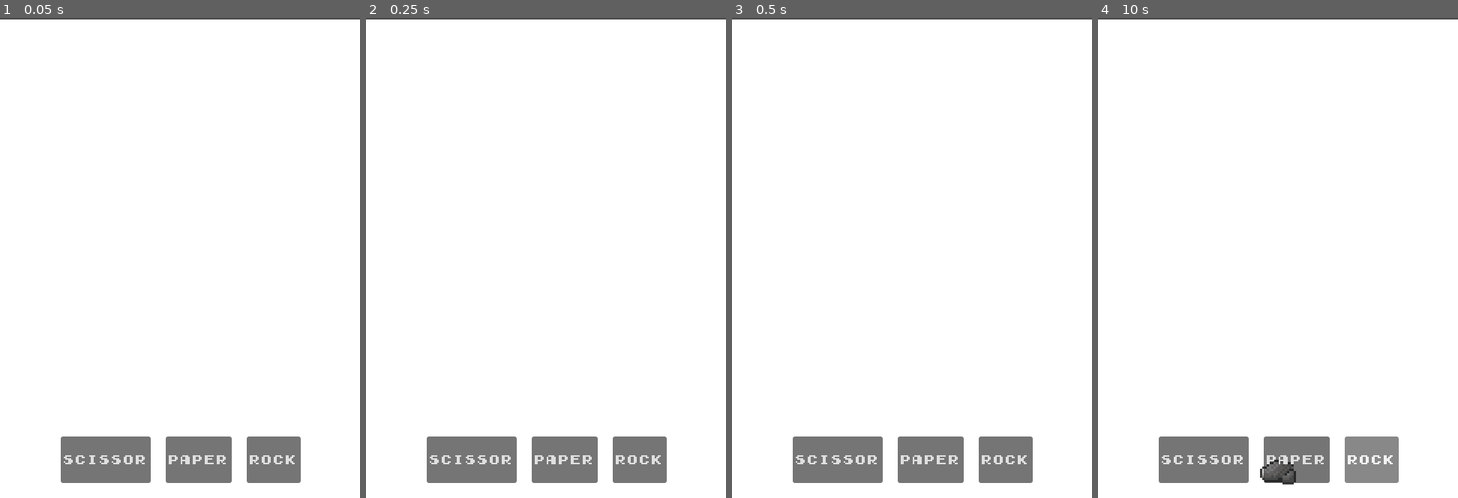
Above: before the commit, frames 1-4 (left to right).
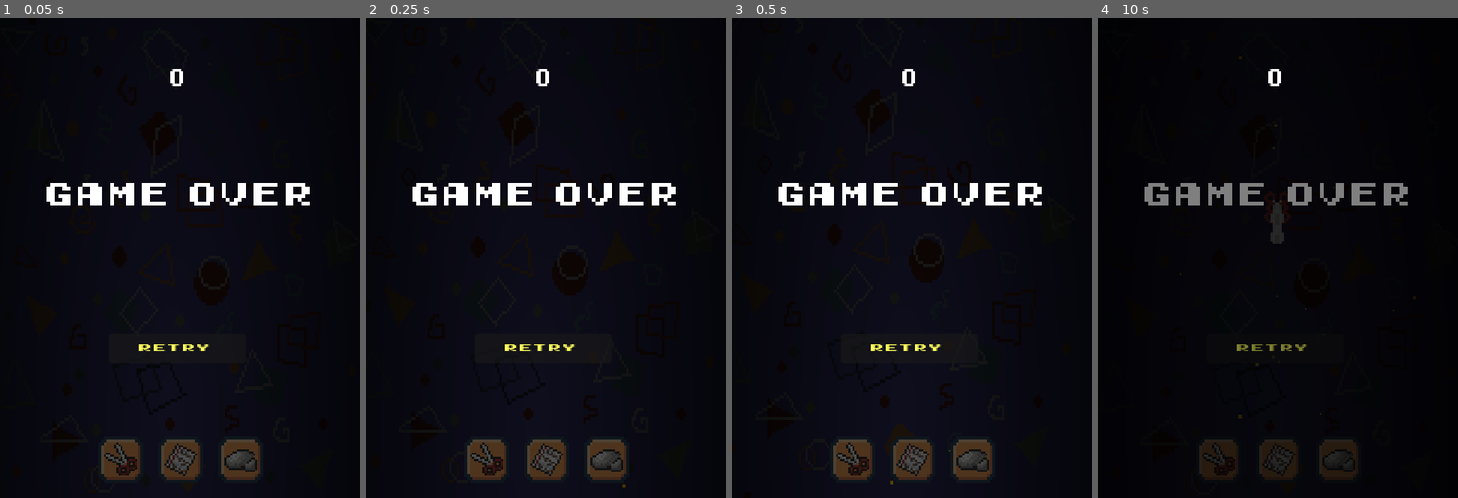
Above: after the commit, the same moments.

Repository: WebsterMiguelle/UnnamedRPS_MockProject
Game: Godot game, scene res://main.tscn
Same seed, same stepped clock (60 frames per second), same inputs: the game is played once before the commit and once after it. This scene is started directly instead of the project's main scene.
Inputs (mouse positions are in pixels of both pictures, inside the frame that each line leads up to; where the layout moved, square brackets give the same spot in the first picture):
- Up to frame 1 (0.05 s): no input
- Up to frame 2 (0.25 s): no input
- Up to frame 3 (0.5 s): no input
- Up to frame 4 (10 s): click (1220, 459) [1202, 459] at 0.5 s; click (1278, 459) [1296, 459] at 1.25 s; click (1339, 459) [1371, 459] at 2 s; click (1274, 354) at 2.75 s, where only the run after the commit has a clickable "RETRY"; click (1274, 354) at 3.5 s, where only the run after the commit has a clickable "RETRY"; click (1274, 354) at 4.25 s, where only the run after the commit has a clickable "RETRY"; click (1220, 459) [1202, 459] at 5 s; click (1278, 459) [1296, 459] at 5.75 s; click (1339, 459) [1371, 459] at 6.5 s; click (1220, 459) [1202, 459] at 7.25 s; click (1278, 459) [1296, 459] at 8 s; click (1339, 459) [1371, 459] at 8.75 s; tap Enter at 9.5 s; tap Space at 9.77 s

The runs differ from the first frame. In frame 1, 98% of the frame differs, in the area x 0-100%, y 0-100%; in frame 2, 98%; in frame 3, 98%; in frame 4, 100%.
Error before the commit: Invalid assignment of property or key 'visible' with value of type 'bool' on a base object of type 'null instance'. (res://Scripts/background.gd:146)
Error after the commit: Invalid assignment of property or key 'visible' with value of type 'bool' on a base object of type 'null instance'. (res://Scripts/background.gd:147)

Commit message:
Add files via upload

Diff:
--- a/main.tscn
+++ b/main.tscn
@@ -1,30 +1,131 @@
-[gd_scene format=3 uid="uid://dh4d75d00eypi"]
-
-[ext_resource type="Script" uid="uid://dm4ama6yvehdp" path="res://background.gd" id="1_0xm2m"]
-[ext_resource type="Script" path="res://color_rect.gd" id="2_h2yge"]
+[gd_scene format=3 uid="uid://bd1sr2nofh4ip"]
+
+[ext_resource type="Script" uid="uid://dm4ama6yvehdp" path="res://Scripts/background.gd" id="1_pojwb"]
+[ext_resource type="FontFile" uid="uid://c0sti77qwkyg6" path="res://ASSETS/Early GameBoy.ttf" id="2_jw32o"]
+[ext_resource type="Texture2D" uid="uid://4outa15memkd" path="res://ASSETS/Buttons.png" id="3_4aqey"]
+[ext_resource type="Texture2D" uid="uid://bpqid0b3j45nr" path="res://ASSETS/Icons.png" id="4_xgxeb"]
+[ext_resource type="Script" uid="uid://bl5qa7n8mmpb6" path="res://Scripts/shake_camera.gd" id="5_ltlj5"]
+[ext_resource type="Shader" uid="uid://mdxx2xm26xss" path="res://Scenes/Gameplay_Background_Scroll.gdshader" id="6_jw32o"]
+[ext_resource type="Texture2D" uid="uid://bile8wypcdiqv" path="res://ASSETS/RPS_Tile_BG_clear.png" id="7_50glp"]
+
+[sub_resource type="AtlasTexture" id="AtlasTexture_xgxeb"]
+atlas = ExtResource("3_4aqey")
+region = Rect2(0, 0, 16, 16)
+
+[sub_resource type="AtlasTexture" id="AtlasTexture_4aqey"]
+atlas = ExtResource("3_4aqey")
+region = Rect2(0, 32, 16, 16)
+
+[sub_resource type="AtlasTexture" id="AtlasTexture_ltlj5"]
+atlas = ExtResource("3_4aqey")
+region = Rect2(0, 16, 16, 16)
+
+[sub_resource type="AtlasTexture" id="AtlasTexture_7ys8v"]
+atlas = ExtResource("4_xgxeb")
+region = Rect2(0, 16, 16, 16)
+
+[sub_resource type="AtlasTexture" id="AtlasTexture_rymcx"]
+atlas = ExtResource("3_4aqey")
+region = Rect2(0, 0, 16, 16)
+
+[sub_resource type="AtlasTexture" id="AtlasTexture_42s4r"]
+atlas = ExtResource("3_4aqey")
+region = Rect2(0, 32, 16, 16)
+
+[sub_resource type="AtlasTexture" id="AtlasTexture_kopta"]
+atlas = ExtResource("3_4aqey")
+region = Rect2(0, 16, 16, 16)
+
+[sub_resource type="AtlasTexture" id="AtlasTexture_1dkp5"]
+atlas = ExtResource("4_xgxeb")
+region = Rect2(16, 0, 16, 16)
+
+[sub_resource type="AtlasTexture" id="AtlasTexture_wi0l6"]
+atlas = ExtResource("3_4aqey")
+region = Rect2(0, 0, 16, 16)
+
+[sub_resource type="AtlasTexture" id="AtlasTexture_b4xn0"]
+atlas = ExtResource("3_4aqey")
+region = Rect2(0, 32, 16, 16)
+
+[sub_resource type="AtlasTexture" id="AtlasTexture_bdh0s"]
+atlas = ExtResource("3_4aqey")
+region = Rect2(0, 16, 16, 16)
+
+[sub_resource type="AtlasTexture" id="AtlasTexture_jn2ok"]
+atlas = ExtResource("4_xgxeb")
+region = Rect2(0, 0, 16, 16)
+
+[sub_resource type="ShaderMaterial" id="ShaderMaterial_vy5pj"]
+shader = ExtResource("6_jw32o")
+shader_parameter/speed = 0.1
+
+[sub_resource type="Gradient" id="Gradient_v1gob"]
+colors = PackedColorArray(1, 1, 1, 1, 0.105882354, 0.1254902, 0.14901961, 1)
+
+[sub_resource type="GradientTexture2D" id="GradientTexture2D_jw32o"]
+gradient = SubResource("Gradient_v1gob")
+width = 56
+height = 93
+fill = 1
+fill_from = Vector2(0.48101264, 0.51898736)
+fill_to = Vector2(1, 0.9113925)
+metadata/_snap_enabled = true
+metadata/_snap_count = 79
+
+[sub_resource type="Curve" id="Curve_jw32o"]
+_data = [Vector2(0.11111112, 1), 0.0, 0.0, 0, 0, Vector2(1, 1), 0.0, 0.0, 0, 0]
+point_count = 2
+
+[sub_resource type="CurveXYZTexture" id="CurveXYZTexture_50glp"]
+curve_y = SubResource("Curve_jw32o")
+
+[sub_resource type="ParticleProcessMaterial" id="ParticleProcessMaterial_vy5pj"]
+lifetime_randomness = 0.13
+particle_flag_disable_z = true
+emission_shape_offset = Vector3(0, 3.945, 0)
+emission_shape_scale = Vector3(0.54, 6.635, 1)
+emission_shape = 1
+emission_sphere_radius = 54.33
+inherit_velocity_ratio = 0.543
+velocity_pivot = Vector3(0, -6.815, 0)
+spread = 0.0
+initial_velocity_max = 60.69
+directional_velocity_min = -261.30002
+directional_velocity_max = -161.42001
+directional_velocity_curve = SubResource("CurveXYZTexture_50glp")
+gravity = Vector3(0, 0, 0)
+scale_min = 0.0
+scale_max = 5.0
+color = Color(1, 0.6745098, 0, 1)
 
 [node name="Main" type="Node2D" unique_id=76817665]
-script = ExtResource("1_0xm2m")
-
-[node name="ColorRect" type="ColorRect" parent="." unique_id=1359677457]
-offset_left = -6.0
-offset_top = 2.0
-offset_right = 1147.0
-offset_bottom = 656.0
-script = ExtResource("2_h2yge")
+process_mode = 3
+script = ExtResource("1_pojwb")
 
 [node name="CanvasLayer" type="CanvasLayer" parent="." unique_id=938028321]
 
+[node name="DarkOverlay" type="ColorRect" parent="CanvasLayer" unique_id=1454542722]
+visible = false
+anchors_preset = 15
+anchor_right = 1.0
+anchor_bottom = 1.0
+grow_horizontal = 2
+grow_vertical = 2
+color = Color(0, 0, 0, 1)
+
 [node name="Time Freenzy" type="Label" parent="CanvasLayer" unique_id=74249725]
+visible = false
 self_modulate = Color(0, 0, 0, 1)
 light_mask = 7
 visibility_layer = 127
-offset_left = 947.0
-offset_top = 4.0
-offset_right = 1130.0
-offset_bottom = 46.0
-theme_override_colors/font_color = Color(1, 0, 0, 1)
-theme_override_font_sizes/font_size = 25
+offset_left = 8.0
+offset_top = 25.0
+offset_right = 227.0
+offset_bottom = 67.0
+theme_override_colors/font_color = Color(1, 1, 1, 1)
+theme_override_fonts/font = ExtResource("2_jw32o")
+theme_override_font_sizes/font_size = 13
 text = "Time: 30:00 sec"
 horizontal_alignment = 1
 vertical_alignment = 1
@@ -47,26 +148,192 @@
 theme_override_constants/separation = 20
 alignment = 1
 
-[node name="Scissors" type="Button" parent="CanvasLayer/HBoxContainer" unique_id=1128328781]
+[node name="Scissors" type="TextureButton" parent="CanvasLayer/HBoxContainer" unique_id=1659871019]
 custom_minimum_size = Vector2(60, 60)
 layout_mode = 2
 size_flags_stretch_ratio = 3.0
 action_mode = 0
-text = "Scissor"
-icon_alignment = 1
-expand_icon = true
-
-[node name="Paper" type="Button" parent="CanvasLayer/HBoxContainer" unique_id=1618276868]
+texture_normal = SubResource("AtlasTexture_xgxeb")
+texture_pressed = SubResource("AtlasTexture_4aqey")
+texture_hover = SubResource("AtlasTexture_ltlj5")
+stretch_mode = 0
+
+[node name="Scissor Icon" type="Sprite2D" parent="CanvasLayer/HBoxContainer/Scissors" unique_id=2062179597]
+position = Vector2(29.699982, 29.999985)
+scale = Vector2(2.75, 2.75)
+texture = SubResource("AtlasTexture_7ys8v")
+
+[node name="Paper" type="TextureButton" parent="CanvasLayer/HBoxContainer" unique_id=471853114]
 custom_minimum_size = Vector2(60, 60)
 layout_mode = 2
-text = "Paper"
-
-[node name="Rock" type="Button" parent="CanvasLayer/HBoxContainer" unique_id=1378380604]
+texture_normal = SubResource("AtlasTexture_rymcx")
+texture_pressed = SubResource("AtlasTexture_42s4r")
+texture_hover = SubResource("AtlasTexture_kopta")
+stretch_mode = 0
+
+[node name="Sprite2D" type="Sprite2D" parent="CanvasLayer/HBoxContainer/Paper" unique_id=1370531920]
+position = Vector2(29.999998, 30.999998)
+scale = Vector2(2.75, 2.75)
+texture = SubResource("AtlasTexture_1dkp5")
+
+[node name="Rock" type="TextureButton" parent="CanvasLayer/HBoxContainer" unique_id=1092247442]
 custom_minimum_size = Vector2(60, 60)
 layout_mode = 2
-text = "Rock"
-
-[connection signal="mouse_entered" from="CanvasLayer/HBoxContainer/Scissors" to="." method="_on_scissors_mouse_entered"]
+texture_normal = SubResource("AtlasTexture_wi0l6")
+texture_pressed = SubResource("AtlasTexture_b4xn0")
+texture_hover = SubResource("AtlasTexture_bdh0s")
+stretch_mode = 0
+
+[node name="Sprite2D" type="Sprite2D" parent="CanvasLayer/HBoxContainer/Rock" unique_id=1233740449]
+position = Vector2(29.999998, 30.999998)
+scale = Vector2(2.75, 2.75)
+texture = SubResource("AtlasTexture_jn2ok")
+
+[node name="Game Over Screen" type="ColorRect" parent="CanvasLayer" unique_id=157600104]
+anchors_preset = 15
+anchor_right = 1.0
+anchor_bottom = 1.0
+offset_top = -1.9999999
+offset_right = -463.43213
+offset_bottom = -601.6825
+grow_horizontal = 2
+grow_vertical = 2
+scale = Vector2(28.971739, 16.270847)
+color = Color(0, 0, 0, 0.69411767)
+
+[node name="Game Over" type="Label" parent="CanvasLayer/Game Over Screen" unique_id=827447277]
+layout_mode = 1
+anchors_preset = 8
+anchor_left = 0.5
+anchor_top = 0.5
+anchor_right = 0.5
+anchor_bottom = 0.5
+offset_left = -10.838151
+offset_top = -6.7912903
+offset_right = 113.32314
+offset_bottom = 7.65691
+grow_horizontal = 2
+grow_vertical = 2
+scale = Vector2(0.18347766, 0.30925906)
+theme_override_fonts/font = ExtResource("2_jw32o")
+theme_override_font_sizes/font_size = 8
+text = "Game Over"
+horizontal_alignment = 1
+
+[node name="Retry" type="Button" parent="CanvasLayer/Game Over Screen" unique_id=1451430581]
+layout_mode = 0
+offset_left = 5.0394135
+offset_top = 26.304749
+offset_right = 108.90984
+offset_bottom = 59.94317
+scale = Vector2(0.06084256, 0.071649514)
+theme_override_colors/font_color = Color(1, 1, 0.36862746, 1)
+theme_override_fonts/font = ExtResource("2_jw32o")
+theme_override_font_sizes/font_size = 11
+text = "RETRY"
+icon_alignment = 1
+
+[node name="Pause Screen" type="ColorRect" parent="CanvasLayer" unique_id=1065463818]
+visible = false
+anchors_preset = 15
+anchor_right = 1.0
+anchor_bottom = 1.0
+grow_horizontal = 2
+grow_vertical = 2
+color = Color(0, 0, 0, 0.5019608)
+
+[node name="Paused" type="Label" parent="CanvasLayer/Pause Screen" unique_id=2093402619]
+process_mode = 1
+visible = false
+layout_mode = 1
+anchors_preset = 14
+anchor_top = 0.5
+anchor_right = 1.0
+anchor_bottom = 0.5
+offset_top = -46.0
+offset_bottom = 55.0
+grow_horizontal = 2
+grow_vertical = 2
+theme_override_fonts/font = ExtResource("2_jw32o")
+theme_override_font_sizes/font_size = 41
+text = "Paused"
+horizontal_alignment = 1
+
+[node name="Enemy Timer" type="Timer" parent="." unique_id=1917302056]
+wait_time = 3.0
+autostart = true
+
+[node name="CanvasLayer2" type="CanvasLayer" parent="." unique_id=1081792358]
+
+[node name="Score" type="Label" parent="CanvasLayer2" unique_id=1307053088]
+custom_minimum_size = Vector2(60, 20)
+anchors_preset = 10
+anchor_right = 1.0
+offset_left = 90.26
+offset_top = 60.0
+offset_right = -127.81
+offset_bottom = 92.0
+grow_horizontal = 2
+scale = Vector2(1.1427871, 1.5620707)
+theme_override_colors/font_color = Color(1, 1, 1, 1)
+theme_override_fonts/font = ExtResource("2_jw32o")
+theme_override_font_sizes/font_size = 20
+text = "0"
+horizontal_alignment = 1
+
+[node name="DifficultyTimer" type="Timer" parent="." unique_id=602760788]
+wait_time = 10.0
+autostart = true
+
+[node name="ShakeCamera" type="Camera2D" parent="." unique_id=706726377]
+position = Vector2(241, 322)
+script = ExtResource("5_ltlj5")
+
+[node name="ColorRect" type="ColorRect" parent="." unique_id=1359677457]
+offset_left = -14.0
+offset_top = -11.0
+offset_right = 492.0
+offset_bottom = 655.0
+size_flags_horizontal = 4
+size_flags_vertical = 4
+color = Color(0.13559878, 0.12846896, 0.2668034, 1)
+
+[node name="Pattern" type="TextureRect" parent="ColorRect" unique_id=962276701]
+modulate = Color(0.24926436, 0.24926436, 0.24926436, 1)
+texture_repeat = 2
+material = SubResource("ShaderMaterial_vy5pj")
+layout_mode = 1
+anchors_preset = 15
+anchor_right = 1.0
+anchor_bottom = 1.0
+offset_left = -5.0
+grow_horizontal = 2
+grow_vertical = 2
+texture = ExtResource("7_50glp")
+
+[node name="CanvasModulate" type="CanvasModulate" parent="ColorRect" unique_id=299005372]
+modulate = Color(0.9968502, 0.9968502, 0.9968502, 1)
+position = Vector2(14, 11)
+color = Color(0.32141063, 0.28948787, 0.27376977, 1)
+
+[node name="PointLight2D" type="PointLight2D" parent="ColorRect" unique_id=689563943]
+position = Vector2(254.00002, 505.875)
+scale = Vector2(9.6428585, 19.717743)
+energy = 1.43
+blend_mode = 2
+texture = SubResource("GradientTexture2D_jw32o")
+
+[node name="CLASH_particles" type="GPUParticles2D" parent="ColorRect" unique_id=1413266556]
+position = Vector2(243.565, 684.895)
+rotation = 7.819075
+amount = 30
+lifetime = 3.8299999999999996
+randomness = 0.57
+process_material = SubResource("ParticleProcessMaterial_vy5pj")
+
 [connection signal="pressed" from="CanvasLayer/HBoxContainer/Scissors" to="." method="_on_scissors_pressed"]
 [connection signal="pressed" from="CanvasLayer/HBoxContainer/Paper" to="." method="_on_paper_pressed"]
 [connection signal="pressed" from="CanvasLayer/HBoxContainer/Rock" to="." method="_on_rock_pressed"]
+[connection signal="pressed" from="CanvasLayer/Game Over Screen/Retry" to="." method="_on_retry_pressed"]
+[connection signal="timeout" from="Enemy Timer" to="." method="_on_enemy_timer_timeout"]
+[connection signal="timeout" from="DifficultyTimer" to="." method="_on_difficulty_timer_timeout"]
--- a/project.godot
+++ b/project.godot
@@ -11,7 +11,7 @@
 [application]
 
 config/name="Mock GameDev"
-run/main_scene="uid://chucarwh7wvmd"
+run/main_scene="uid://bd1sr2nofh4ip"
 config/features=PackedStringArray("4.6", "GL Compatibility")
 config/icon="res://icon.svg"
 run/canvas_textures/default_texture_filter=1
